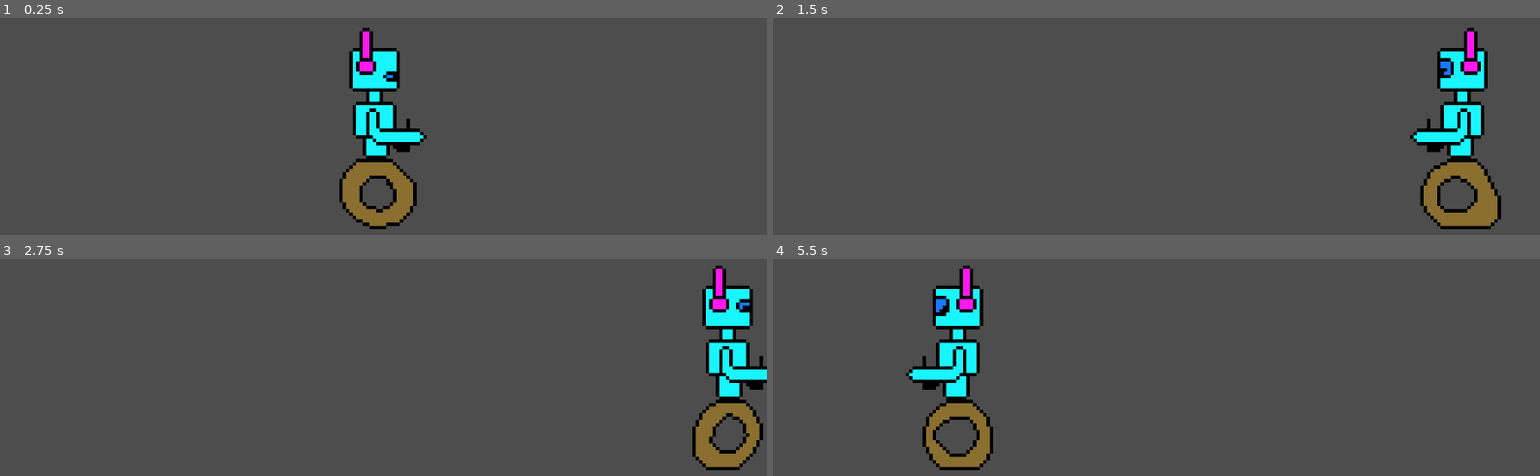
Above: before the commit, frames 1-4 (two rows, left to right).
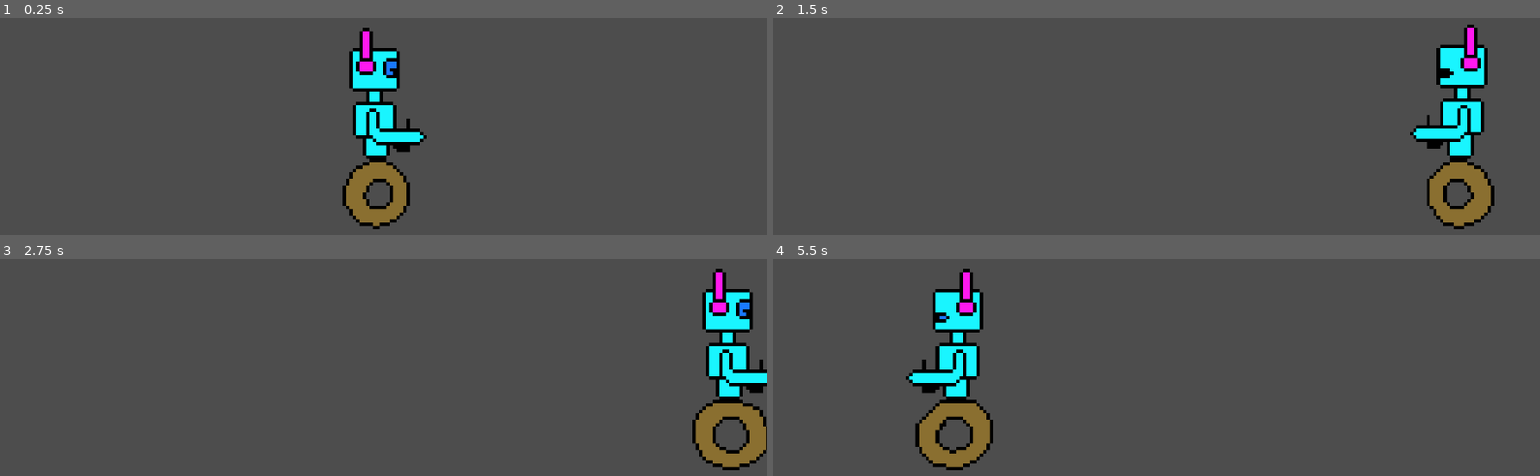
Above: after the commit, the same moments.

Repository: altherius12/Demo-2D-videogame
Game: Godot game, scene res://Scenes/game.tscn
Same seed, same stepped clock (60 frames per second), same inputs: the game is played once before the commit and once after it.
Inputs:
- Up to frame 1 (0.25 s): no input
- Up to frame 2 (1.5 s): hold D (move_right) 0.53-1.28 s; hold A (move_left) from 1.28 s (still down)
- Up to frame 3 (2.75 s): release A (move_left) at 2.03 s; hold D (move_right) from 2.03 s (still down)
- Up to frame 4 (5.5 s): tap Enter at 3.5 s; release D (move_right) at 3.53 s; hold A (move_left) from 3.53 s (still down); tap Space at 4.25 s

The runs differ from the first frame. In frame 1, 1.3% of the frame differs, in the area x 44-55%, y 18-98%; in frame 2, 2.8%, in the area x 83-95%, y 3-98%; in frame 3, 2.1%; in frame 4, 2.5%.

Commit message:
Stop player movement and animation when idle

Diff:
--- a/Scenes/scripts/player.gd
+++ b/Scenes/scripts/player.gd
@@ -6,27 +6,31 @@
 @onready var animated_sprite: AnimatedSprite2D = $AnimatedSprite2D
 
 func _ready() -> void:
-	# Inicia la animación de tu personaje al comenzar el juego
+	# El robot empieza quieto sin reproducir la animación
 	if animated_sprite:
-		animated_sprite.play("idle_down")
+		animated_sprite.stop()
+		animated_sprite.frame = 0
 
 func _physics_process(_delta: float) -> void:
-	# Obtener la dirección horizontal (-1 izquierda, 1 derecha, 0 quieto)
-	# Usamos las acciones 'move_left' (tecla A) y 'move_right' (tecla D) que configuraste
+	# Detecta si se pulsa 'A' (move_left) o 'D' (move_right)
 	var direction := Input.get_axis("move_left", "move_right")
 
-	# Si no se presiona A/D, permitimos también usar las flechas del teclado
-	if direction == 0.0:
-		direction = Input.get_axis("ui_left", "ui_right")
-
-	# Aplicar velocidad según la dirección
+	# Si se pulsa A o D
 	if direction != 0.0:
 		velocity.x = direction * speed
-		# Voltear el sprite horizontalmente al cambiar de dirección
+		# Orientar el sprite a la dirección correspondiente
 		animated_sprite.flip_h = direction < 0.0
+
+		# Reproducir la animación de caminar mientras se mueva
+		if not animated_sprite.is_playing():
+			animated_sprite.play("idle_down")
 	else:
-		# Frenar suavemente cuando no se presione ninguna tecla
-		velocity.x = move_toward(velocity.x, 0.0, speed)
+		# Detener el movimiento inmediatamente al soltar las teclas
+		velocity.x = 0.0
 
-	# Mover el CharacterBody2D usando el motor de físicas de Godot
+		# Detener la animación y volver a la pose de reposo
+		if animated_sprite.is_playing():
+			animated_sprite.stop()
+			animated_sprite.frame = 0
+
 	move_and_slide()
